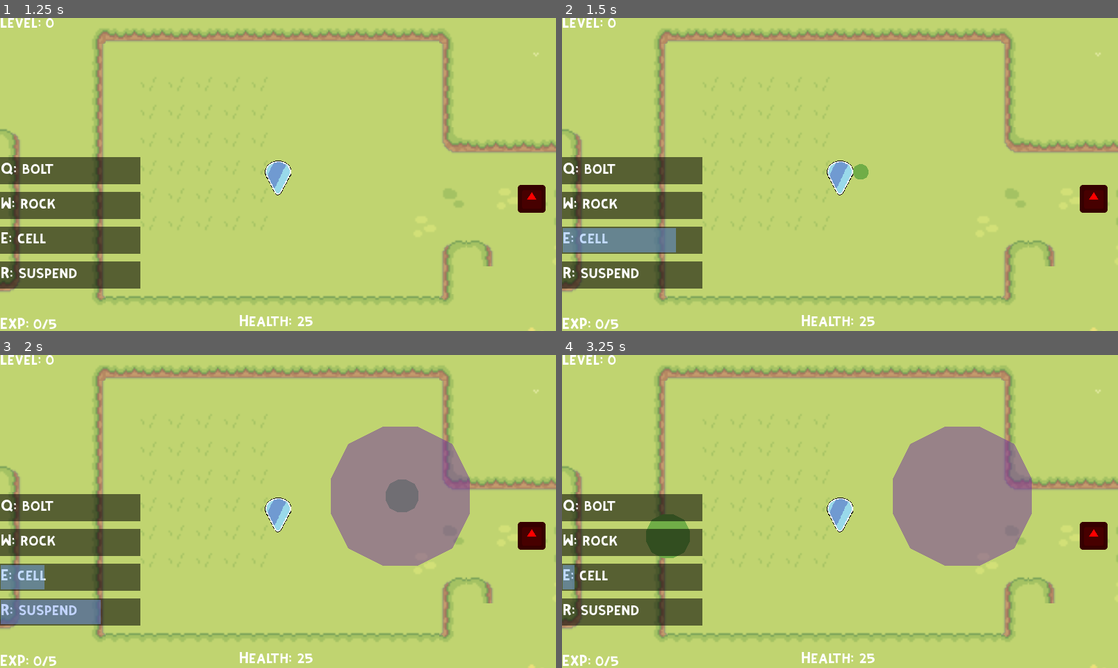
Above: before the commit, frames 1-4 (two rows, left to right).
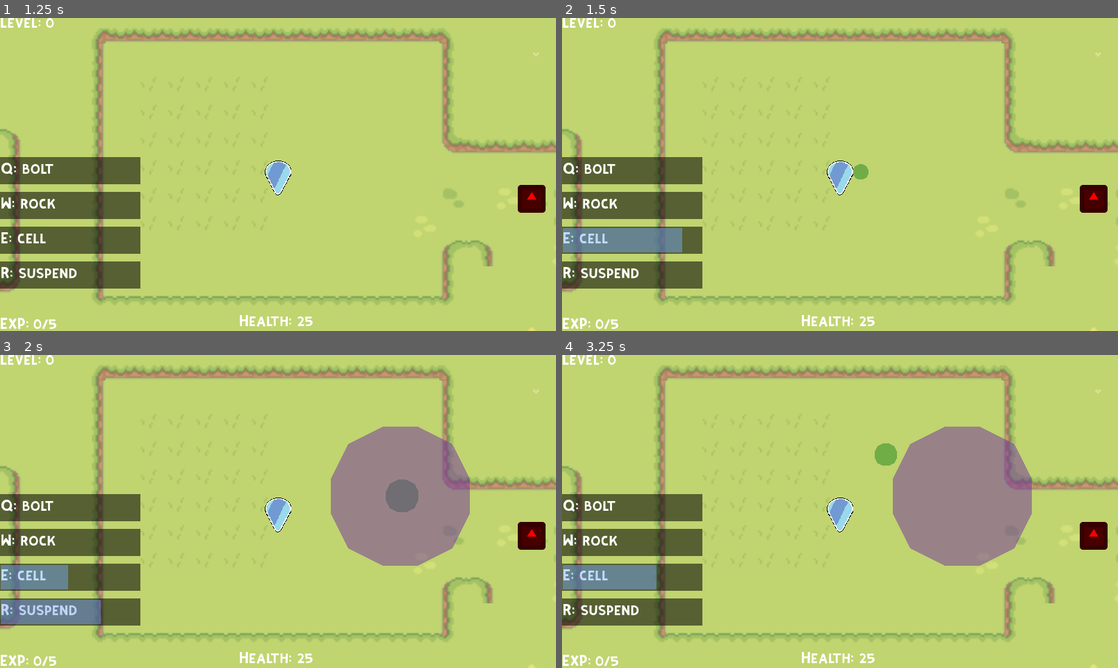
Above: after the commit, the same moments.

Repository: sakata24/Magus-Exo
Game: Godot game, scene res://HUDs/Home.tscn
Two runs of this game, one before a commit and one after it. Both use one fixed random seed, a clock stepped at 60 frames per second and the inputs below. The engine's default icon, where the game draws it, is replaced by a stand-in: a white triangle on a blue panel in a dark square.
Inputs (mouse positions are in pixels of both pictures, inside the frame that each line leads up to):
- Up to frame 1 (1.25 s): click "Play" at 0.5 s
- Up to frame 2 (1.5 s): tap Enter at 1.25 s; move the mouse to (962, 158) at 1.27 s; hold E (E) from 1.28 s (still down)
- Up to frame 3 (2 s): keep holding E (E); tap R (R) at 1.55 s
- Up to frame 4 (3.25 s): move the mouse to (728, 527) at 2.02 s; release E (E) at 2.03 s; tap R (R) at 2.1, 3.05 s; tap E (E) at 2.3 s; move the mouse to (895, 442) at 2.77 s; hold E (E) from 2.78 s (still down)

Frame 1 is identical in both runs. In frame 2, less than 0.1% of the frame differs, in the area x 20-22%, y 67-75%; in frame 3, 0.3%; in frame 4, 2.2%, in the area x 2-61%, y 28-75%.

Commit message:
damage text upgraded

Diff:
--- a/Abilities/Bullet.gd
+++ b/Abilities/Bullet.gd
@@ -29,7 +29,7 @@
 	elif element == "flow":
 		$Texture.color = Color("#9bc2e6")
 	elif element == "wither":
-		$ColorRect.color = Color("#7030a0")
+		$Texture.color = Color("#7030a0")
 	add_to_group("skills")
 	$LifetimeTimer.wait_time = lifetime
 	# start timer
@@ -45,7 +45,7 @@
 		if collision.get_collider().is_in_group("skills"):
 			UniversalSkills.perform_reaction(self, collision.get_collider())
 		if collision.get_collider().is_in_group("monsters"):
-			collision.get_collider()._hit(dmg)
+			collision.get_collider()._hit(dmg, $Texture.color)
 		UniversalSkills.perform_despawn(self)
 
 # if end of timeout, perform action (usually start lifetime timer)
--- a/Abilities/Reactions/Extinction.gd
+++ b/Abilities/Reactions/Extinction.gd
@@ -10,4 +10,4 @@
 func _process(delta):
 	for body in get_overlapping_bodies():
 		if body.is_in_group("monsters") and ((body.health * 10) <= (body.maxHealth) and body.health > 0):
-			body._hit(999)
+			body._hit(999, Color(255, 255, 255))
--- a/Abilities/Reactions/Shatter.gd
+++ b/Abilities/Reactions/Shatter.gd
@@ -16,4 +16,4 @@
 
 func _on_body_entered(body):
 	if body.is_in_group("monsters"):
-		body._hit(dmg)
+		body._hit(dmg, parent.get_node("Texture").color)
--- a/Abilities/Spell.gd
+++ b/Abilities/Spell.gd
@@ -52,7 +52,7 @@
 			print("reaction with " + body.element + " + " + self.element)
 			UniversalSkills.perform_reaction(body, self)
 		if body.is_in_group("monsters"):
-			body._hit(dmg)
+			body._hit(dmg, $Texture.color)
 
 func _on_area_entered(area):
 	if area.name == "SpellBody":
--- a/Characters/Monster.gd
+++ b/Characters/Enemies/Monster.gd
@@ -10,10 +10,14 @@
 var speed = 50
 # my health
 var health = 50
+# damage
+var myDmg = 2
 # max health
 var maxHealth = 50
 # exp i give
 var bestowedXp = 1
+# am i attacking
+var attacking = false
 
 signal giveXp(xp)
 
@@ -30,20 +34,26 @@
 
 # make the monster move
 func _physics_process(delta):
-	if aggro:
+	if aggro and not attacking:
+		self.rotation = lerp_angle(self.rotation, self.global_position.angle_to_point(player.position), 0.1)
 		chase(delta)
 
 # chases the player
 func chase(delta):
-	if position.distance_to(player.position) > 2:
+	if position.distance_to(player.position) > 17:
 		set_velocity(position.direction_to(player.position) * speed)
 		move_and_slide()
+	else:
+		attacking = true
+		$DamageArea/Indicator.visible = true
+		$AttackTimer.start()
 
 # hit by something
-func _hit(dmg_to_take):
+func _hit(dmg_to_take, dmg_color):
 	health -= dmg_to_take
 	print("i took ", dmg_to_take, " dmg")
 	var dmgNum = damageNumber.instantiate()
+	dmgNum.modulate = dmg_color
 	get_parent().add_child(dmgNum)
 	dmgNum.set_value_and_pos(self.global_position, dmg_to_take)
 
@@ -59,3 +69,11 @@
 func die():
 	emit_signal("giveXp", bestowedXp)
 	queue_free()
+
+func _on_attack_timer_timeout():
+	print($DamageArea.has_overlapping_bodies())
+	for body in $DamageArea.get_overlapping_bodies():
+		if body.name == "Player":
+			body.hit(myDmg)
+	attacking = false
+	$DamageArea/Indicator.visible = false
--- a/Characters/Monster.tscn
+++ b/Characters/Enemies/Monster.tscn
@@ -1,6 +1,6 @@
 [gd_scene load_steps=5 format=3 uid="uid://c4ktyer38vnk4"]
 
-[ext_resource type="Script" path="res://Characters/Monster.gd" id="1"]
+[ext_resource type="Script" path="res://Characters/Enemies/Monster.gd" id="1"]
 [ext_resource type="Texture2D" uid="uid://dylnl4hcv320u" path="res://Resources/icon.png" id="2"]
 
 [sub_resource type="RectangleShape2D" id="1"]
@@ -27,4 +27,21 @@
 [node name="CollisionShape2D" type="CollisionShape2D" parent="AggroRange"]
 shape = SubResource("2")
 
+[node name="DamageArea" type="Area2D" parent="."]
+
+[node name="CollisionPolygon2D" type="CollisionPolygon2D" parent="DamageArea"]
+position = Vector2(1, 0)
+polygon = PackedVector2Array(12, 0, 11, -7, 7, -13, 17, -16, 21, -8, 22, 0, 21, 8, 17, 16, 7, 13, 11, 7)
+
+[node name="Indicator" type="Polygon2D" parent="DamageArea"]
+visible = false
+color = Color(1, 0, 0, 0.509804)
+polygon = PackedVector2Array(6, -14, 19, -18, 24, -8, 25, 0, 24, 8, 19, 18, 6, 14, 10, 7, 11, 0, 10, -7)
+
+[node name="AttackTimer" type="Timer" parent="."]
+wait_time = 0.9
+one_shot = true
+
 [connection signal="body_entered" from="AggroRange" to="." method="_on_AggroRange_body_entered"]
+[connection signal="body_entered" from="DamageArea" to="." method="_on_damage_area_body_entered"]
+[connection signal="timeout" from="AttackTimer" to="." method="_on_attack_timer_timeout"]
--- a/Characters/Player.gd
+++ b/Characters/Player.gd
@@ -4,12 +4,14 @@
 
 var projectileLoad = preload("res://Abilities/Bullet.tscn")
 var spellLoad = preload("res://Abilities/Spell.tscn")
+var damageNumber = preload("res://HUDs/DamageNumber.tscn")
 
 signal gained_xp(curr_xp, xp_threshold)
 signal level_up(level)
 signal moving_to()
 signal dashing_()
 signal cooling_down(skill_cds, skill_cds_max)
+signal player_hit(newHP)
 
 # constants
 const XPTHRESHOLDS = [5, 10, 15, 20]
@@ -195,6 +197,11 @@
 
 func hit(damage):
 	health -= damage
+	emit_signal("player_hit", health)
+	var dmgNum = damageNumber.instantiate()
+	dmgNum.modulate = Color(255, 0, 0)
+	get_parent().add_child(dmgNum)
+	dmgNum.set_value_and_pos(self.global_position, damage)
 
 func _on_dash_timer_timeout():
 	canDash = true
--- a/HUDs/DamageNumber.gd
+++ b/HUDs/DamageNumber.gd
@@ -13,6 +13,10 @@
 	print("hi")
 	self.global_position = pos
 	$DmgText.text = str(dmg)
+	var tween = get_tree().create_tween()
+	var end_pos = Vector2(randf_range(-7, 7), -10) + pos
+
+	tween.tween_property(self, "position", end_pos, 0.9)
 
 func _on_timer_timeout():
 	print("hi")
--- a/HUDs/DamageNumber.tscn
+++ b/HUDs/DamageNumber.tscn
@@ -1,19 +1,31 @@
-[gd_scene load_steps=3 format=3 uid="uid://btw5y36cr8p0b"]
+[gd_scene load_steps=4 format=3 uid="uid://btw5y36cr8p0b"]
 
 [ext_resource type="Script" path="res://HUDs/DamageNumber.gd" id="1_0qs7g"]
+[ext_resource type="FontFile" uid="uid://wige0wqmw7c7" path="res://Resources/fonts/Early GameBoy.ttf" id="2_4yha6"]
 
 [sub_resource type="LabelSettings" id="LabelSettings_5qwbw"]
+font = ExtResource("2_4yha6")
 font_size = 8
-font_color = Color(1, 0, 0, 1)
+font_color = Color(0.654902, 0.654902, 0.654902, 1)
+outline_size = 2
+outline_color = Color(0, 0, 0, 1)
 shadow_color = Color(0, 0, 0, 0.607843)
 
 [node name="DamageNumber" type="Node2D"]
+texture_filter = 1
 script = ExtResource("1_0qs7g")
 
 [node name="DmgText" type="Label" parent="."]
-texture_filter = 4
-offset_right = 40.0
-offset_bottom = 23.0
+texture_filter = 1
+anchors_preset = 15
+anchor_right = 1.0
+anchor_bottom = 1.0
+offset_left = -8.0
+offset_top = -8.0
+offset_right = 8.0
+offset_bottom = 8.0
+grow_horizontal = 2
+grow_vertical = 2
 text = "text"
 label_settings = SubResource("LabelSettings_5qwbw")
 
--- a/HUDs/HUD.gd
+++ b/HUDs/HUD.gd
@@ -15,3 +15,6 @@
 	$Skill1/ProgressBar.set_size(Vector2(200-(skill_cds[1]*200/skill_cds_max[1]),35))
 	$Skill2/ProgressBar.set_size(Vector2(200-(skill_cds[2]*200/skill_cds_max[2]),35))
 	$Skill3/ProgressBar.set_size(Vector2(200-(skill_cds[3]*200/skill_cds_max[3]),35))
+
+func _set_hp(newHP):
+	$HealthLabel.text = ("HEALTH: " + str(newHP))
--- a/Main.gd
+++ b/Main.gd
@@ -17,6 +17,7 @@
 	$Player.connect("level_up", Callable(self, "_leveled_up"))
 	$Player.connect("moving_to", Callable(self, "_show_click"))
 	$Player.connect("cooling_down", Callable($HUD, "_set_cd"))
+	$Player.connect("player_hit", Callable($HUD, "_set_hp"))
 
 
 func _unhandled_input(event):
--- a/Maps/Map.tscn
+++ b/Maps/Map.tscn
@@ -2,7 +2,7 @@
 
 [ext_resource type="Script" path="res://Maps/Map.gd" id="1"]
 [ext_resource type="TileSet" uid="uid://d4a2fvccc734x" path="res://Maps/GrassHill.tres" id="2"]
-[ext_resource type="PackedScene" uid="uid://c4ktyer38vnk4" path="res://Characters/Monster.tscn" id="3"]
+[ext_resource type="PackedScene" uid="uid://c4ktyer38vnk4" path="res://Characters/Enemies/Monster.tscn" id="3"]
 
 [node name="Map" type="Node2D"]
 script = ExtResource("1")
--- a/UniversalSkills.gd
+++ b/UniversalSkills.gd
@@ -116,5 +116,9 @@
 			collided.add_child(extinction)
 		"growth" + "wither":
 			# EXTEND: Greatly increase lifetime of both spells
-			collided.get_node("LifetimeTimer").start()
-			collider.get_node("LifetimeTimer").start()
+			collided.get_node("LifetimeTimer").wait_time = collided.get_node("LifetimeTimer").wait_time * 1.5
+			collider.get_node("LifetimeTimer").wait_time = collider.get_node("LifetimeTimer").wait_time * 1.5
+			collided.get_node("TimeoutTimer").wait_time = collided.get_node("TimeoutTimer").wait_time * 1.5
+			collider.get_node("TimeoutTimer").wait_time = collider.get_node("TimeoutTimer").wait_time * 1.5
+			collided.get_node("TimeoutTimer").start()
+			collider.get_node("TimeoutTimer").start()
Not shown, changed: Resources/abilitysheet.txt
Binary file added: Resources/fonts/Early GameBoy.ttf
Not shown, added: Resources/fonts/Early GameBoy.ttf.import
Binary file added: Resources/fonts/Minecraft.ttf
Not shown, added: Resources/fonts/Minecraft.ttf.import
